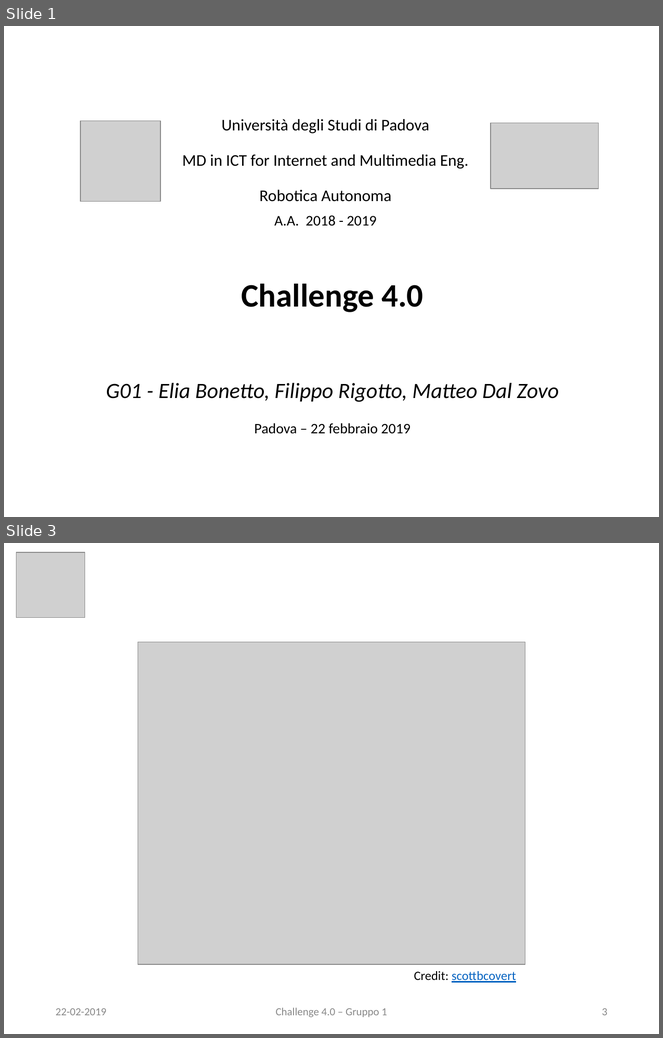
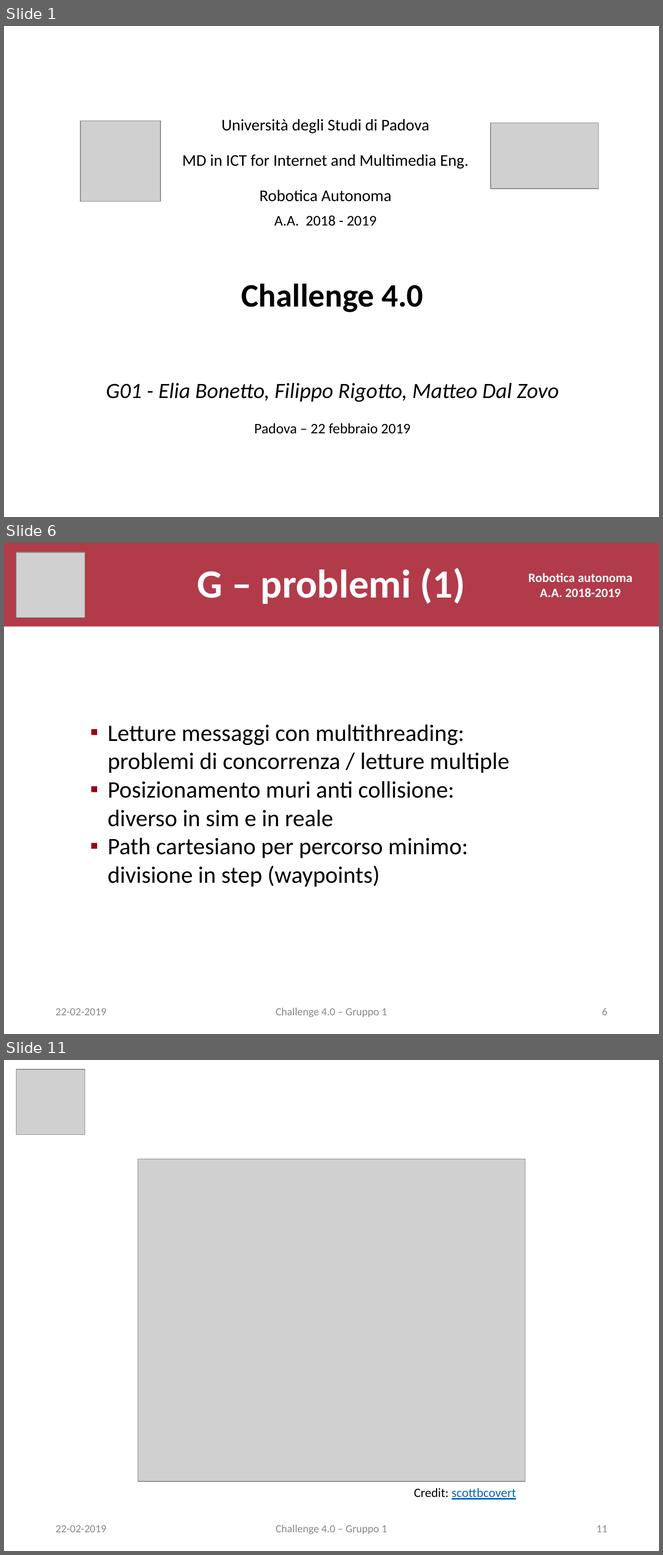
Before and after one commit to eliabntt/Autonomous-Robotics-Cooperation-project, a slide deck: pres.pptx. Shown one above the other, each under a label of ours: slides 1 and 3 before the commit, slides 1, 6 and 11 after it; the slides between them are not shown. The pictures are 663x1038 and 663x1555 pixels, drawn with LibreOffice and Linux fonts; fonts in the diff are those of the drawing; grey boxes stand for pictures. Boxes give left, top, right and bottom in pixels: in the first picture for what was removed or moved away, otherwise in the second. Text is boxed around its words. In the diff, an @@ line names an element or a change of style, - is before the commit and + after.

```diff
--- a/pres.pptx
+++ b/pres.pptx
@@ slide 6 added at (4, 543, 659, 1034), background #FFFFFF @@
@@ title added at (4, 543, 659, 626), fill #9B0014 at 77% opacity, 44 pt, text #FFFFFF, bold @@
+G – problemi (1)
@@ picture added at (16, 552, 85, 617) @@
@@ text added at (529, 573, 633, 597), 14 pt, text #FFFFFF, bold @@
+Robotica autonoma
+A.A. 2018-2019
@@ text added at (107, 724, 509, 887), 26 pt, text #000000 @@
+▪ Letture messaggi con multithreading:
+  problemi di concorrenza / letture multiple
+▪ Posizionamento muri anti collisione:
+  diverso in sim e in reale
+▪ Path cartesiano per percorso minimo:
+  divisione in step (waypoints)
@@ text added at (55, 1008, 106, 1016), 12 pt, text #888888 @@
+22-02-2019
@@ text added at (276, 1008, 387, 1018), 12 pt, text #888888 @@
+Challenge 4.0 – Gruppo 1
@@ page number added at (602, 1008, 608, 1016), 12 pt, text #888888 @@
+6
@@ what was slide 3 is now slide 11 @@
@@ page number at (597, 1525, 608, 1533): text changed @@
-3
+11
```
Also in this commit, not shown: 1 slide changed, 7 other slides added, 1 other file.
